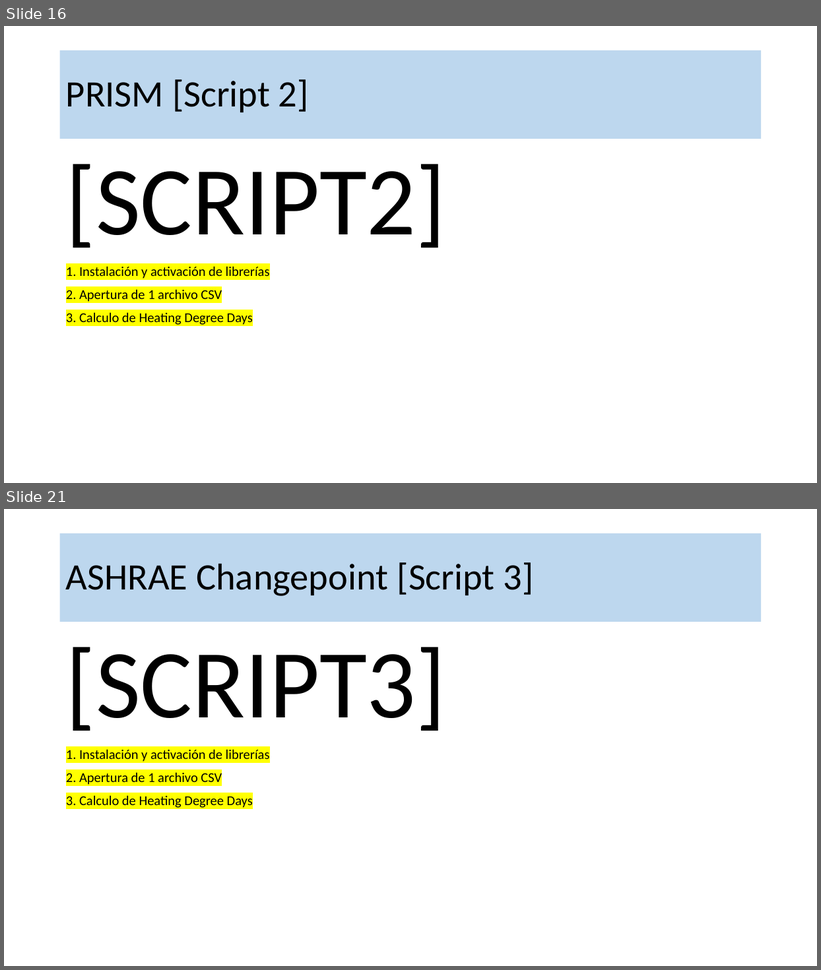
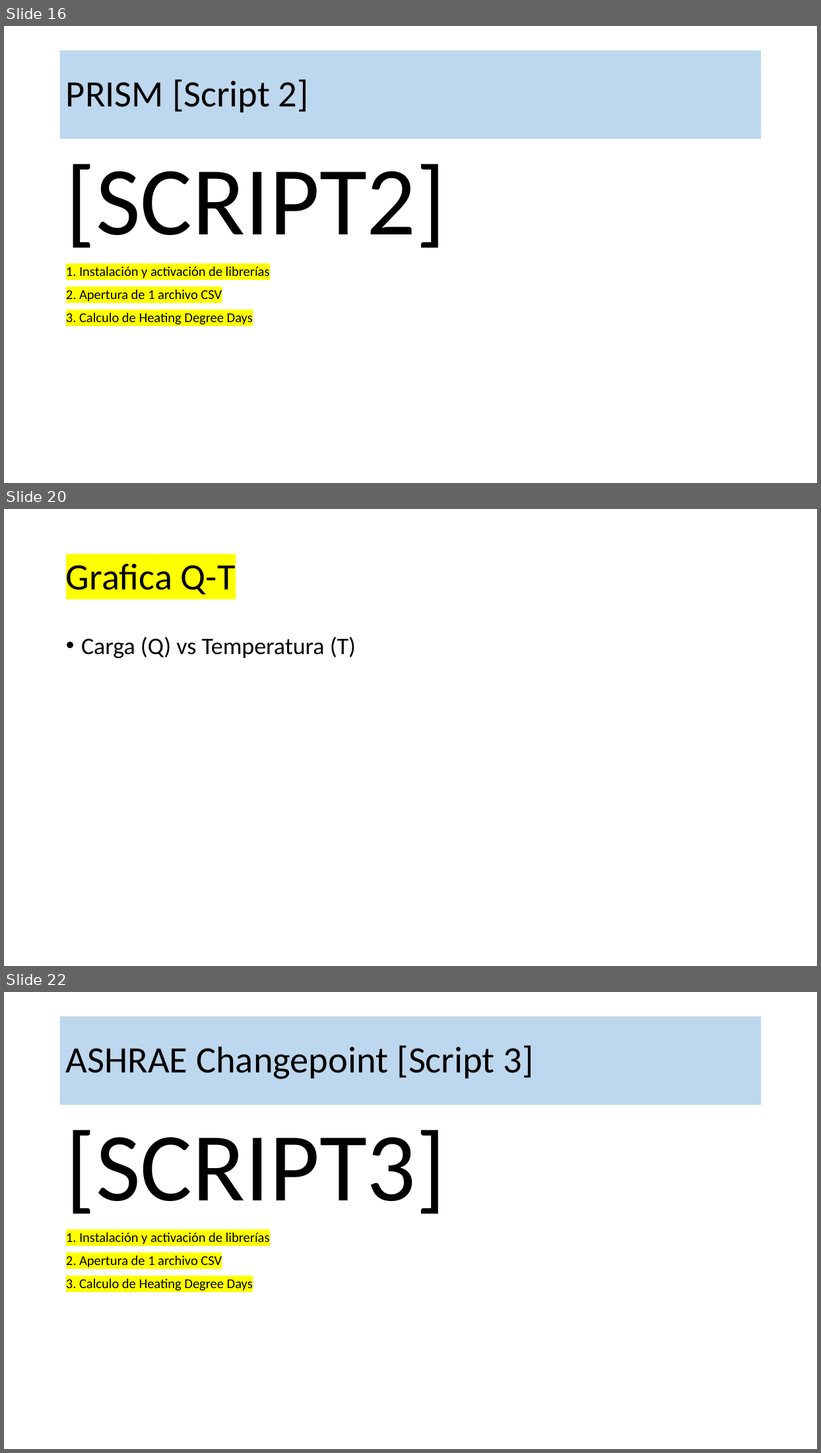
Before and after one commit to robgaray/EESIA_Consumo_Analisis_Datos_2021, a slide deck: 1_Presentaciones/Sesion_3_Practica.pptx. Shown one above the other, each under a label of ours: slides 16 and 21 before the commit, slides 16, 20 and 22 after it; the slides between them are not shown. The pictures are 821x970 and 821x1453 pixels, drawn with LibreOffice and Linux fonts; fonts in the diff are those of the drawing; background and template pictures are left out. Boxes give left, top, right and bottom in pixels: in the first picture for what was removed or moved away, otherwise in the second. Text is boxed around its words. In the diff, an @@ line names an element or a change of style, - is before the commit and + after.

```diff
--- a/1_Presentaciones/Sesion_3_Practica.pptx
+++ b/1_Presentaciones/Sesion_3_Practica.pptx
@@ slide 20 added at (4, 509, 817, 966), background #FFFFFF @@
@@ title added at (66, 564, 236, 595), 44 pt, text #000000 @@
+Grafica Q-T
@@ text added at (81, 637, 356, 658), 28 pt, text #000000 @@
+• Carga (Q) vs Temperatura (T)
@@ what was slide 21 is now slide 22 @@
```
Also in this commit, not shown: 5 slides changed, 7 other slides added, 6 slides removed, 19 other files.
